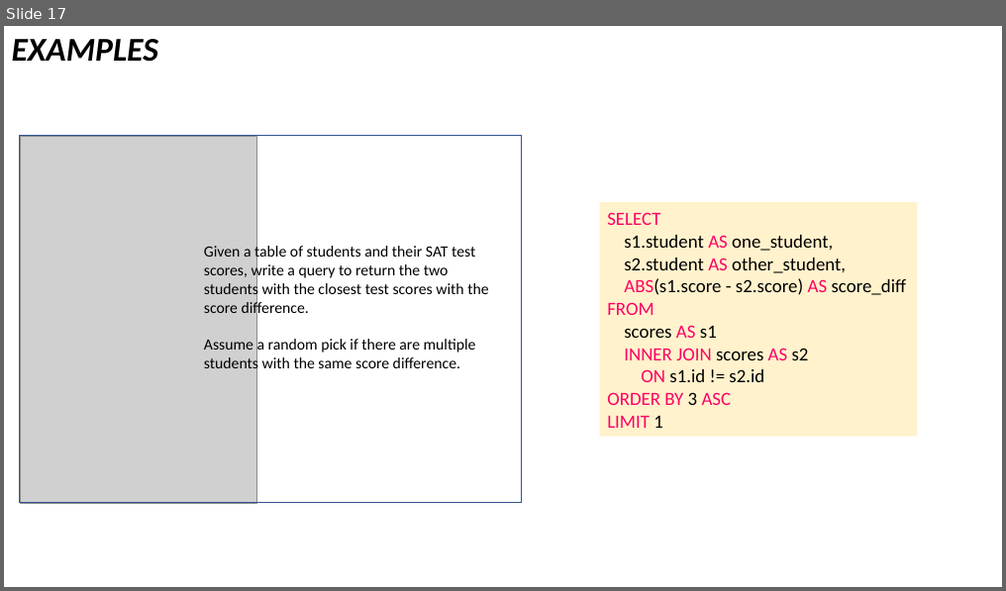
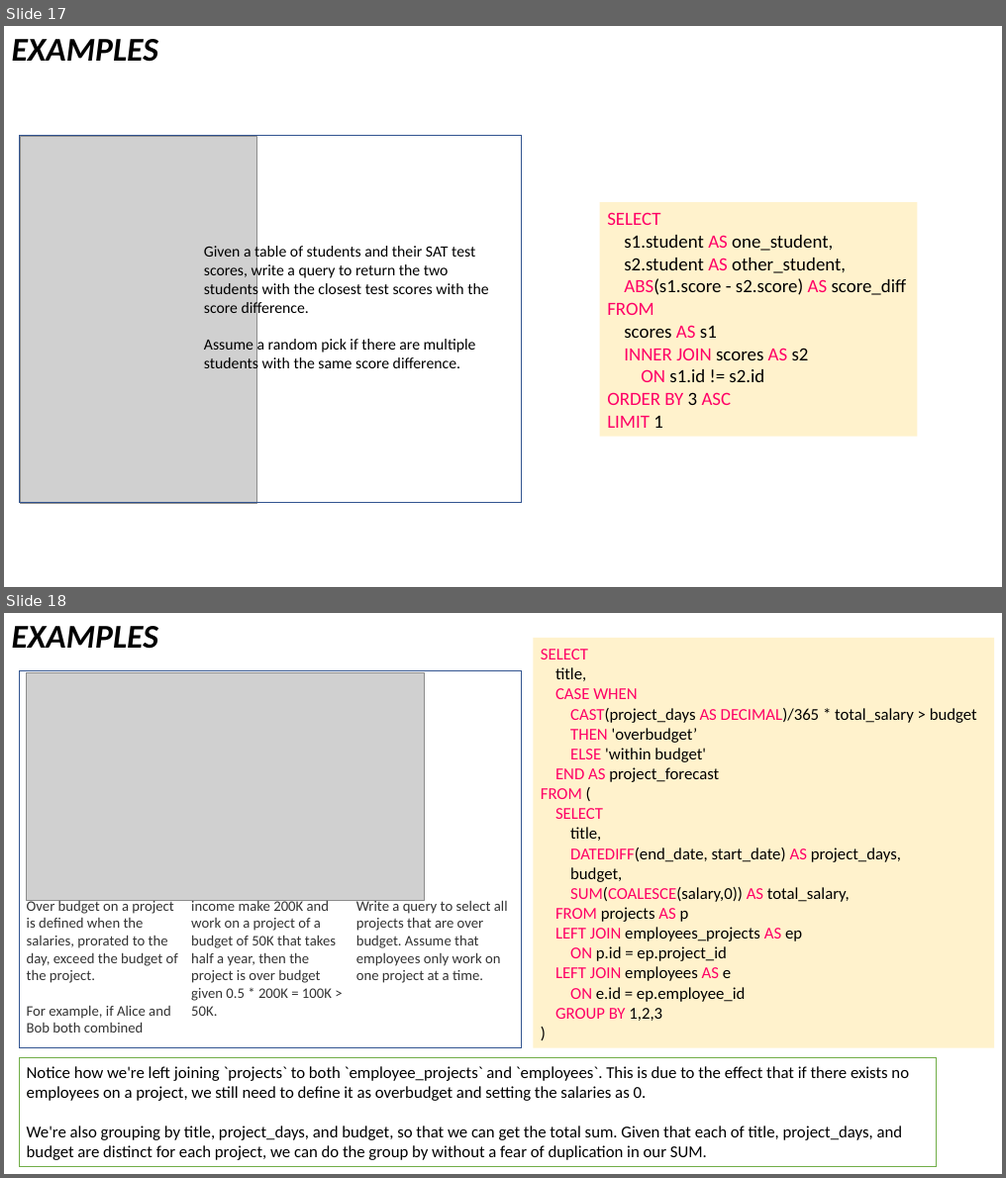
Before and after one commit to v-popov/ds_cheat_sheets, a slide deck: SQL/sql_map.pptx. Shown one above the other, each under a label of ours: slide 17 before the commit, slides 17 and 18 after it. The pictures are 1006x591 and 1006x1178 pixels, drawn with LibreOffice and Linux fonts; fonts in the diff are those of the drawing; grey boxes stand for pictures. Boxes give left, top, right and bottom in pixels: in the first picture for what was removed or moved away, otherwise in the second. Text is boxed around its words. In the diff, an @@ line names an element or a change of style, - is before the commit and + after.

```diff
--- a/SQL/sql_map.pptx
+++ b/SQL/sql_map.pptx
@@ slide 18 added at [4, 613, 1002, 1174], background #FFFFFF @@
@@ text added at [12, 626, 158, 649], 32 pt, text #000000, bold, italic @@
+EXAMPLES
@@ rectangle added at [534, 638, 994, 1049], fill #FFF2CC, 16 pt, text #000000 @@
+SELECT
+title,
+CASE WHEN
+CAST(project_days AS DECIMAL)/365 * total_salary > budget
+THEN 'overbudget’
+ELSE 'within budget'
+END AS project_forecast
+FROM (
+SELECT
+title,
+DATEDIFF(end_date, start_date) AS project_days,
+budget,
+SUM(COALESCE(salary,0)) AS total_salary,
+FROM projects AS p
+LEFT JOIN employees_projects AS ep
+ON p.id = ep.project_id
+LEFT JOIN employees AS e
+ON e.id = ep.employee_id
+GROUP BY 1,2,3
+)
@@ rectangle added at [19, 670, 522, 1048], outline #325491 1 pt @@
@@ picture added at [26, 672, 424, 901] @@
@@ text added at [27, 898, 508, 1033], 14 pt, text #333333 @@
+Over budget on a project is defined when the salaries, prorated to the day, exceed the budget of the project.
+For example, if Alice and Bob both combined income make 200K and work on a project of a budget of 50K that takes half a year, then the project is over budget given 0.5 * 200K = 100K > 50K.
+Write a query to select all projects that are over budget. Assume that employees only work on one project at a time.
@@ rectangle added at [19, 1059, 937, 1167], fill #FFFFFF, outline #70AD47 1 pt, 16 pt, text #000000 @@
+Notice how we're left joining `projects` to both `employee_projects` and `employees`. This is due to the effect that if there exists no employees on a project, we still need to define it as overbudget and setting the salaries as 0.
+We're also grouping by title, project_days, and budget, so that we can get the total sum. Given that each of title, project_days, and budget are distinct for each project, we can do the group by without a fear of duplication in our SUM.
```
Also in this commit, not shown: 2 other files.
